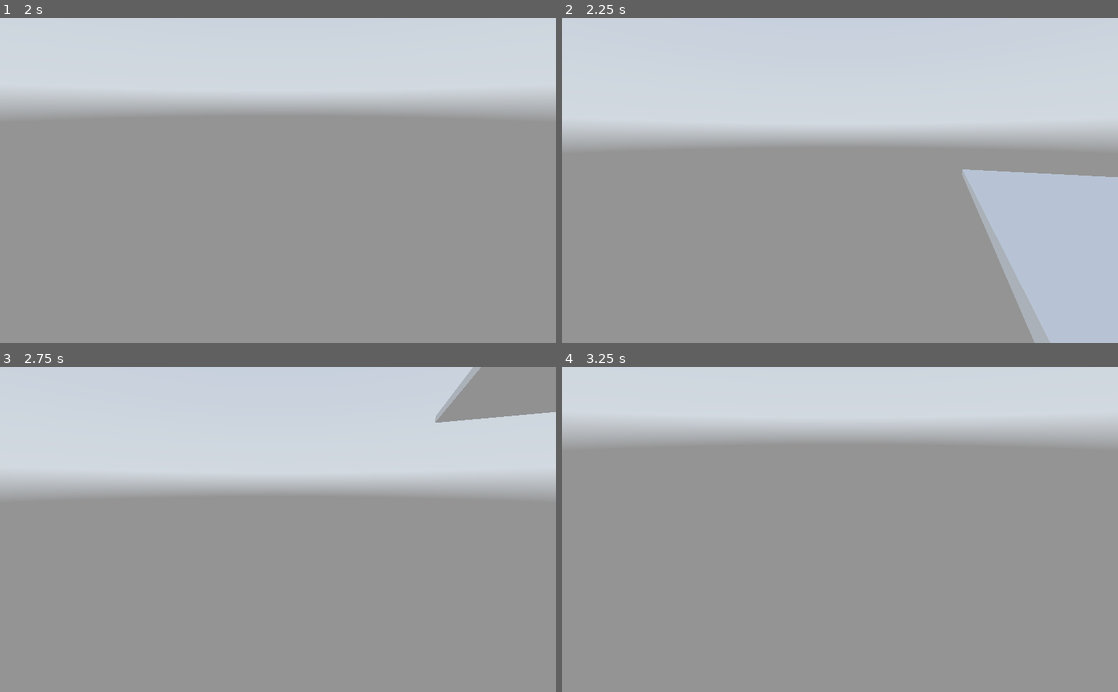
Above: before the commit, frames 1-4 (two rows, left to right).
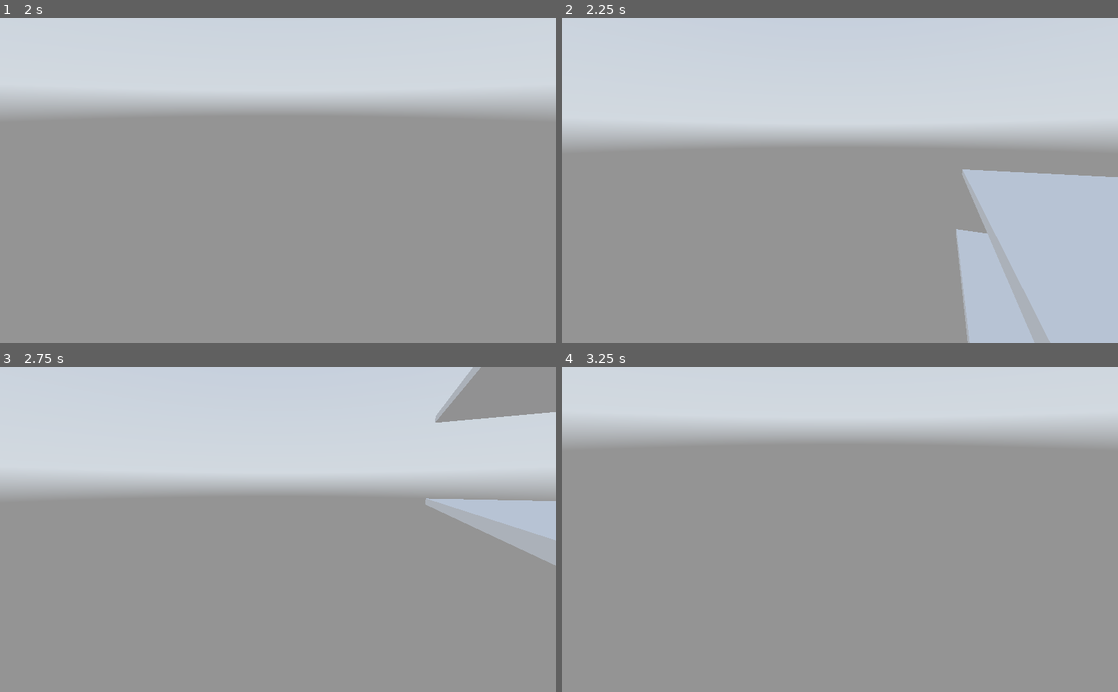
Above: after the commit, the same moments.

Repository: RichardBrowning/3DayProject
Game: Godot game, scene res://Lobby.tscn
Same seed, same stepped clock (60 frames per second), same inputs: the game is played once before the commit and once after it. A sky picture missing from this copy of the repository is replaced by a grey-blue gradient.
Inputs (mouse positions are in pixels of both pictures, inside the frame that each line leads up to):
- Up to frame 1 (2 s): tap Enter (ui_accept) at 0.5, 0.77, 1.52 s; move the mouse to (400, 164) at 0.52 s; hold Right (ui_right) 0.53-1.28 s; click (400, 164) at 0.67 s; move the mouse to (250, 180) at 1.27 s; hold Up (ui_up) from 1.28 s (still down)
- Up to frame 2 (2.25 s): keep holding Up (ui_up); tap Enter (ui_accept) at 2 s; move the mouse to (851, 174) at 2.02 s
- Up to frame 3 (2.75 s): keep holding Up (ui_up)
- Up to frame 4 (3.25 s): keep holding Up (ui_up); move the mouse to (834, 536) at 2.77 s; tap Enter (ui_accept) at 3.02 s

Frame 1 is identical in both runs. In frame 2, 3.0% of the frame differs, in the area x 70-85%, y 64-100%; in frame 3, 2.6%; in frame 4, nothing differs.

Commit message:
improve movement of ghost

Diff:
--- a/Enemy.gd
+++ b/Enemy.gd
@@ -2,8 +2,8 @@
 
 const GRAVITY = -.2;
 const MOVE_SPEED = 3.5;
-onready var target_position = get_parent().get_node("CollisionArea").transform.origin;
-onready var collision_area = get_parent().get_node("CollisionArea");
+onready var target_position = get_parent().get_node("Area").transform.origin;
+onready var collision_area = get_parent().get_node("Area");
 
 # Declare member variables here. Examples:
 # var a = 2
--- a/Lobby.tscn
+++ b/Lobby.tscn
@@ -12,11 +12,6 @@
 background_mode = 2
 background_sky = SubResource( 5 )
 
-[sub_resource type="CubeMesh" id=1]
-
-[sub_resource type="ConcavePolygonShape" id=2]
-data = PoolVector3Array( -1, 1, 1, 1, 1, 1, -1, -1, 1, 1, 1, 1, 1, -1, 1, -1, -1, 1, 1, 1, -1, -1, 1, -1, 1, -1, -1, -1, 1, -1, -1, -1, -1, 1, -1, -1, 1, 1, 1, 1, 1, -1, 1, -1, 1, 1, 1, -1, 1, -1, -1, 1, -1, 1, -1, 1, -1, -1, 1, 1, -1, -1, -1, -1, 1, 1, -1, -1, 1, -1, -1, -1, 1, 1, 1, -1, 1, 1, 1, 1, -1, -1, 1, 1, -1, 1, -1, 1, 1, -1, -1, -1, 1, 1, -1, 1, -1, -1, -1, 1, -1, 1, 1, -1, -1, -1, -1, -1 )
-
 [sub_resource type="CapsuleMesh" id=3]
 
 [sub_resource type="ConvexPolygonShape" id=7]
@@ -27,20 +22,16 @@
 [sub_resource type="ConvexPolygonShape" id=9]
 points = PoolVector3Array( -1, -1, -1, 1, 1, 1, 1, -1, 1, 1, 1, -1, -1, 1, 1, 1, -1, -1, -1, -1, 1, -1, 1, -1 )
 
+[sub_resource type="ConcavePolygonShape" id=2]
+data = PoolVector3Array( -1, 1, 1, 1, 1, 1, -1, -1, 1, 1, 1, 1, 1, -1, 1, -1, -1, 1, 1, 1, -1, -1, 1, -1, 1, -1, -1, -1, 1, -1, -1, -1, -1, 1, -1, -1, 1, 1, 1, 1, 1, -1, 1, -1, 1, 1, 1, -1, 1, -1, -1, 1, -1, 1, -1, 1, -1, -1, 1, 1, -1, -1, -1, -1, 1, 1, -1, -1, 1, -1, -1, -1, 1, 1, 1, -1, 1, 1, 1, 1, -1, -1, 1, 1, -1, 1, -1, 1, 1, -1, -1, -1, 1, 1, -1, 1, -1, -1, -1, 1, -1, 1, 1, -1, -1, -1, -1, -1 )
+
+[sub_resource type="CubeMesh" id=1]
+
 [node name="rootSpace" type="Spatial"]
 script = ExtResource( 3 )
 
 [node name="WorldEnvironment" type="WorldEnvironment" parent="."]
 environment = SubResource( 6 )
-
-[node name="MeshInstance" type="MeshInstance" parent="."]
-transform = Transform( 10, 0, 0, 0, 0.1, 0, 0, 0, 10, 0, 0, 0 )
-mesh = SubResource( 1 )
-
-[node name="StaticBody" type="StaticBody" parent="MeshInstance"]
-
-[node name="CollisionShape" type="CollisionShape" parent="MeshInstance/StaticBody"]
-shape = SubResource( 2 )
 
 [node name="CharBody" type="KinematicBody" parent="."]
 transform = Transform( 1, 0, 0, 0, 1, 0, 0, 0, 1, 0, 0.872328, 8.29414 )
@@ -74,5 +65,25 @@
 transform = Transform( 0.5, 0, 0, 0, 0.5, 0, 0, 0, 0.5, 0, 0, 0 )
 shape = SubResource( 9 )
 
-[node name="CollisionArea" type="Position3D" parent="."]
+[node name="Area" type="Area" parent="."]
 transform = Transform( 7, 0, 0, 0, 7, 0, 0, 0, 7, 0, 0.765028, 8.32274 )
+
+[node name="2ndFloor" type="StaticBody" parent="."]
+transform = Transform( 10, 0, 0, 0, 0.1, 0, 0, 0, 10, 0, 0, 0 )
+
+[node name="CollisionShape" type="CollisionShape" parent="2ndFloor"]
+shape = SubResource( 2 )
+
+[node name="FloorMesh" type="MeshInstance" parent="2ndFloor"]
+mesh = SubResource( 1 )
+skeleton = NodePath("../..")
+
+[node name="1stFloor" type="StaticBody" parent="."]
+transform = Transform( 10, 0, 0, 0, 0.1, 0, 0, 0, 10, 0, -2.6059, 0 )
+
+[node name="CollisionShape" type="CollisionShape" parent="1stFloor"]
+shape = SubResource( 2 )
+
+[node name="FloorMesh" type="MeshInstance" parent="1stFloor"]
+mesh = SubResource( 1 )
+skeleton = NodePath("../../2ndFloor/FloorMesh")
Not shown, changed: Blender Assets/OceanView.blend
Not shown, changed: Blender Assets/OceanView.blend1
Not shown, changed: README.md
